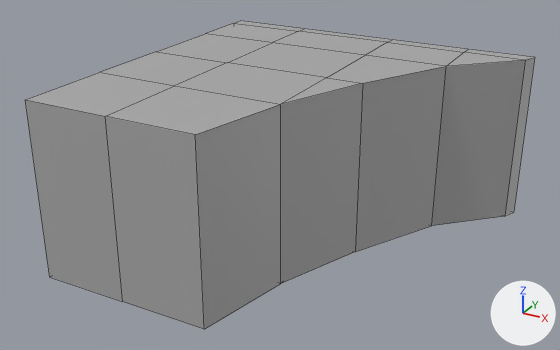
Two versions of the FBX model Assets/Art/Models/Environment/Modular_Kit/SM_ground_inwardcorner_R.fbx, one commit apart.
The view is the same before and after, from a camera (50 mm lens) standing at (0.915, -1.785, 0.842) and looking at (-0.045, -0.04, -0.03). Arrows for +X, +Y and +Z are at lower right; the lights stay in place. Mesh edges are drawn as thin lines. Where no turn or scale is listed for an object, it has been applied to the vertices.

Names of what the first picture shows: 'inwardcorner_R'.
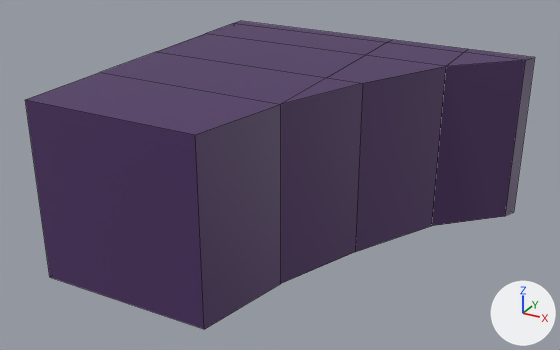
Edits to the bpy script that builds the scene:
```text
Add mat_m_modularfloor:
    mat_m_modularfloor = principled_material('M_Modularfloor')
    mat_m_modularfloor.base_color = (0.0741, 0.0305, 0.125)  # dark purple #4d3163
Change me_mesh:
    used by ob_inwardcorner_r; location = (0.0, 0.0, 0.0)
    remove me_mesh.from_pydata(...)  # 48 vertices, 48 faces; spans x -0.5..0.5, y -0.5..0.5, z -0.25..0.25
    add me_mesh.from_pydata(...)  # 32 vertices, 25 faces; spans x -0.5..0.5, y -0.5..0.5, z -0.25..0.25
    me_mesh part 1
    16 vertices are removed from x -0.25..0.305, y -0.5..0.5, z -0.25..0.25
    30 faces are deleted
    7 new faces join them
    me_mesh part 2: 18 faces spanning x -0.5..0.5, y -0.5..0.5, z -0.25..0.25 switch from mat_standardsurface1 (grey #aaaaaa) to mat_m_modularfloor (dark purple #4d3163)
```

Changed parts and their boxes (x1, y1, x2, y2) in the pictures (560 x 350 px):
part 1 of me_mesh, cut back
    both: (25, 21, 391, 329)
part 2 of me_mesh, recoloured (grey to purple)
    both: (195, 40, 535, 329)
